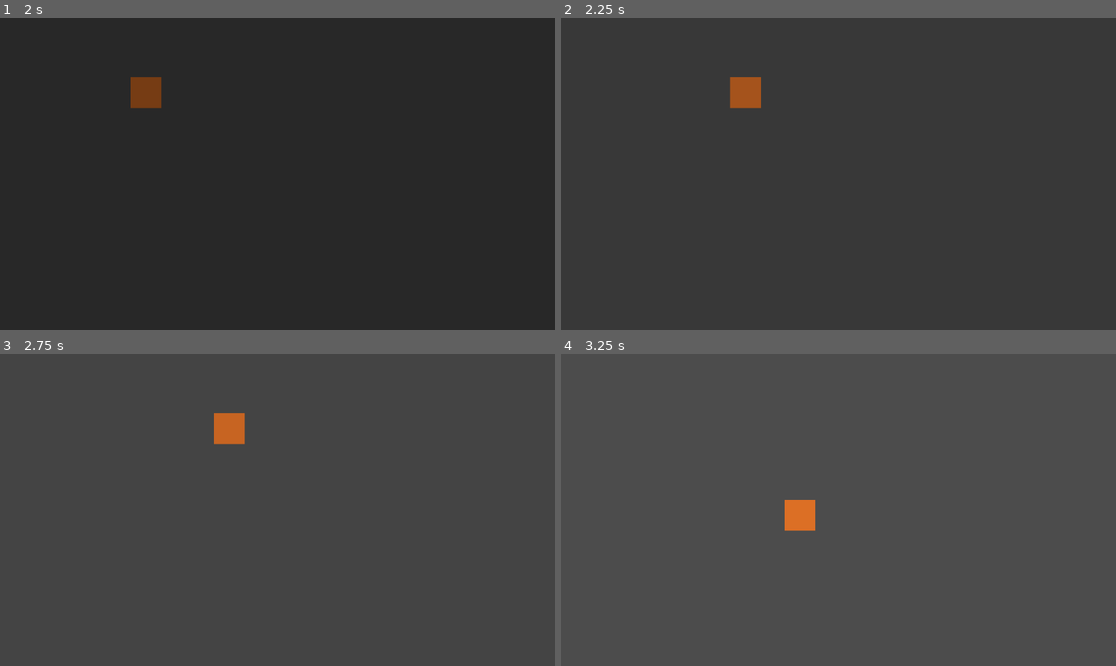
Above: before the commit, frames 1-4 (two rows, left to right).
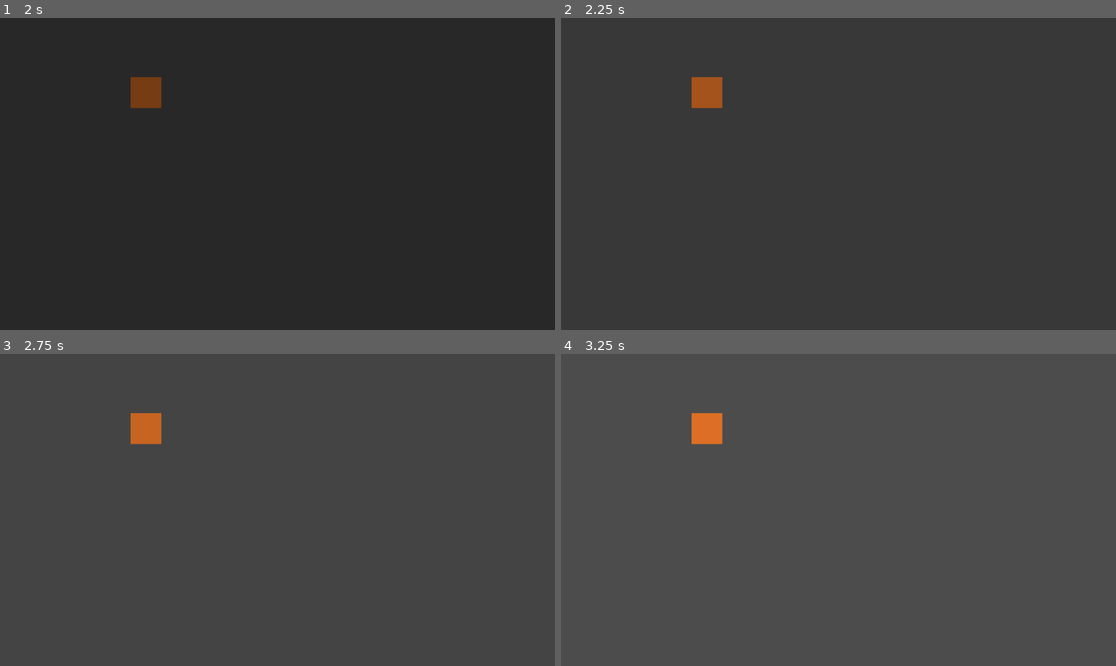
Above: after the commit, the same moments.

Repository: purpletissuebox/get-clean-meow
Game: Godot game, scene res://drivers/root/root.tscn
Same seed, same stepped clock (60 frames per second), same inputs: the game is played once before the commit and once after it.
Inputs:
- Up to frame 1 (2 s): click "START" at 0.5 s; click "START" at 1.25 s
- Up to frame 2 (2.25 s): hold D (walk_right) from 2.03 s (still down)
- Up to frame 3 (2.75 s): keep holding D (walk_right)
- Up to frame 4 (3.25 s): release D (walk_right) at 2.78 s; hold S (walk_down) from 2.78 s (still down)

Frame 1 is identical in both runs. In frame 2, 1.1% of the frame differs, in the area x 23-37%, y 18-29%; in frame 3, 1.1%; in frame 4, 1.1%.
Error after the commit: Parse Error: Expected indented block after "if" block. (res://levels/player/character_body_2d.gd:7)

Commit message:
adding sprite/animation change for different directions

Diff:
--- a/levels/player/character_body_2d.gd
+++ b/levels/player/character_body_2d.gd
@@ -4,6 +4,15 @@
 
 func get_input():
 	var input_direction = Input.get_vector("walk_left","walk_right","walk_up","walk_down")
+	if Input.is_action_pressed("walk_left"):
+
+	if Input.is_action_pressed("walk_right"):
+
+	if Input.is_action_pressed("walk_up"):
+
+	if Input.is_action_pressed("walk_down"):
+
+
 	velocity = input_direction * speed
 
 func _physics_process(delta):
--- a/levels/player/player.tscn
+++ b/levels/player/player.tscn
@@ -1,15 +1,29 @@
-[gd_scene load_steps=3 format=3 uid="uid://c8kf7agyg1fpn"]
+[gd_scene load_steps=5 format=3 uid="uid://c8kf7agyg1fpn"]
 
 [ext_resource type="Script" path="res://levels/player/character_body_2d.gd" id="1_rfg4s"]
 [ext_resource type="Texture2D" uid="uid://8c3ved3fcokx" path="res://levels/player/placeHolderImages/playerTempIdle.png" id="2_7ysbr"]
+
+[sub_resource type="RectangleShape2D" id="RectangleShape2D_pxx5l"]
+
+[sub_resource type="AnimationNodeStateMachine" id="AnimationNodeStateMachine_f5job"]
 
 [node name="Node2D" type="Node2D"]
 
 [node name="CharacterBody2D" type="CharacterBody2D" parent="."]
 script = ExtResource("1_rfg4s")
+speed = null
 
 [node name="Sprite2D" type="Sprite2D" parent="CharacterBody2D"]
 position = Vector2(303, 155)
 texture = ExtResource("2_7ysbr")
 
 [node name="CollisionShape2D" type="CollisionShape2D" parent="CharacterBody2D"]
+position = Vector2(303, 155)
+scale = Vector2(3.24, 3.16)
+shape = SubResource("RectangleShape2D_pxx5l")
+
+[node name="AnimationPlayer" type="AnimationPlayer" parent="CharacterBody2D"]
+
+[node name="AnimationTree" type="AnimationTree" parent="CharacterBody2D"]
+tree_root = SubResource("AnimationNodeStateMachine_f5job")
+anim_player = NodePath("../AnimationPlayer")
